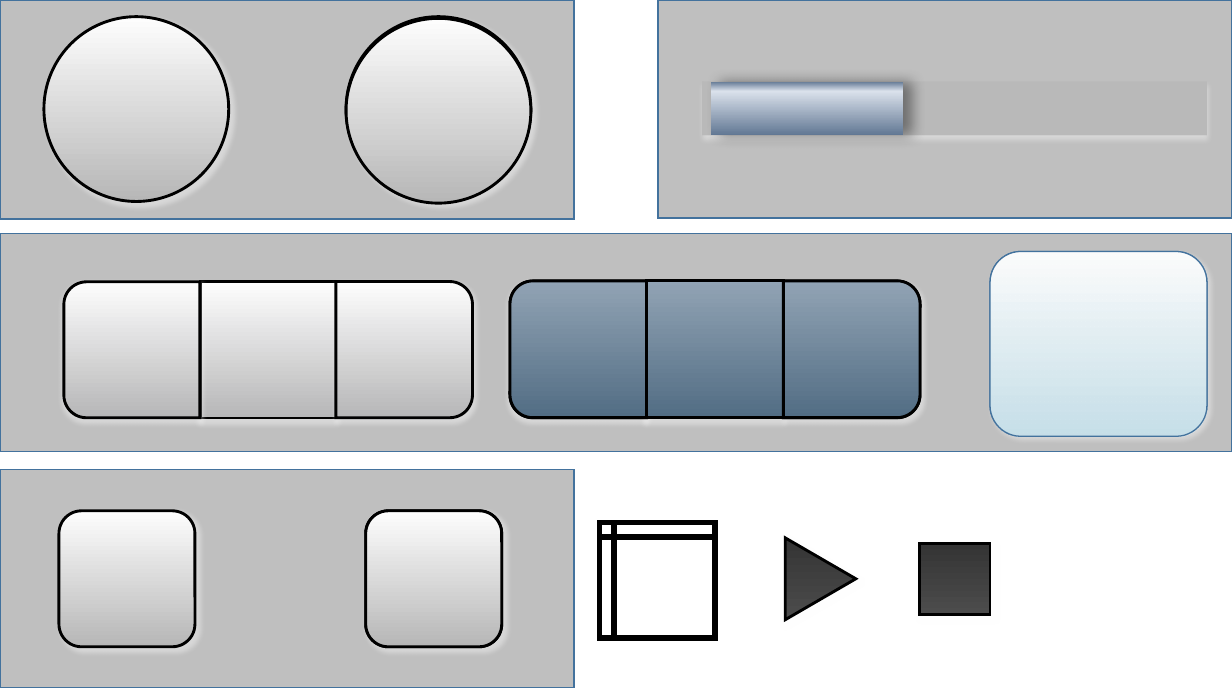
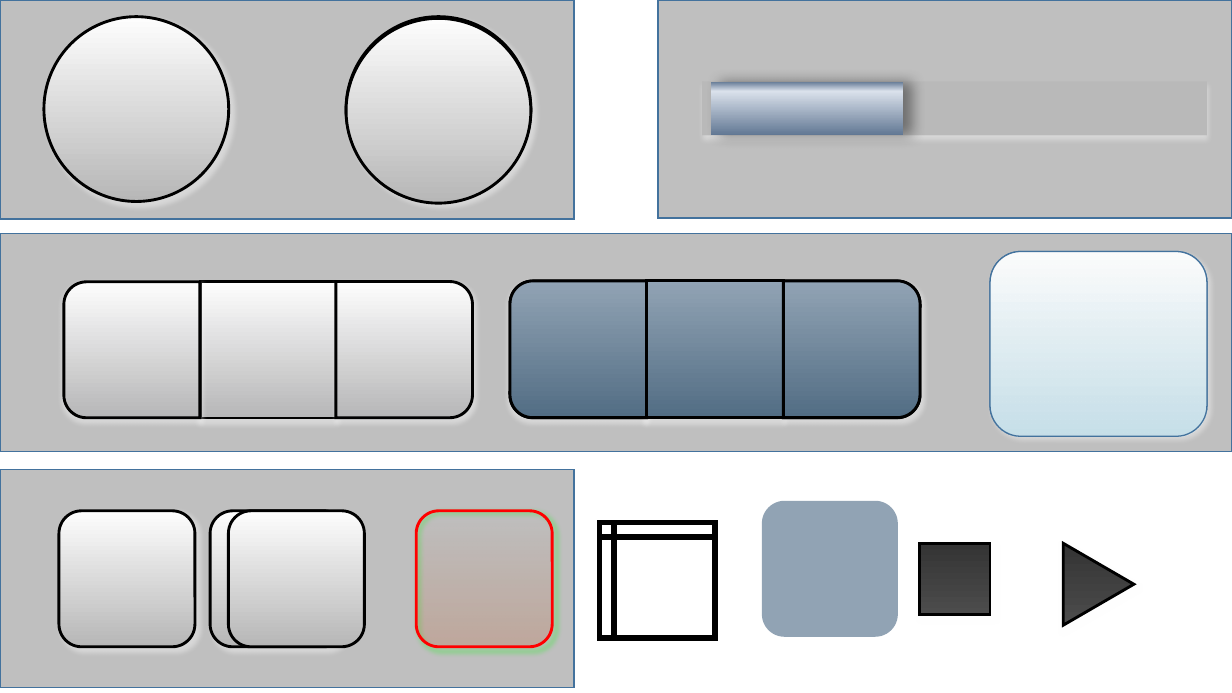
Before and after one commit to AThilenius/VoxelCraft, a slide deck: slide 1 of Docs/Gui.pptx. Drawn at 1232x693 pixels with LibreOffice and Linux fonts; fonts in the diff are those of the drawing. Boxes give left, top, right and bottom in pixels: in the first picture for what was removed or moved away, otherwise in the second. Text is boxed around its words. In the diff, an @@ line names an element or a change of style, - is before the commit and + after.

```diff
--- a/Docs/Gui.pptx
+++ b/Docs/Gui.pptx
@@ rounded rectangle added at bbox=[762, 501, 898, 637], fill #91A3B4 @@
@@ rounded rectangle: place and size @@
-rounded rectangle at bbox=[366, 511, 502, 647]
+rounded rectangle at bbox=[210, 511, 346, 647]
@@ rounded rectangle: place and size @@
-rounded rectangle at bbox=[366, 511, 502, 647]
+rounded rectangle at bbox=[228, 511, 364, 647]
@@ rounded rectangle added at bbox=[416, 511, 552, 647], fill gradient #FF0000, outline #FF0000 2.25 pt @@
@@ triangle: place and size @@
-triangle at bbox=[786, 537, 856, 620]
+triangle at bbox=[1064, 543, 1134, 625]
```
Also in this commit, not shown: 27 other files.
